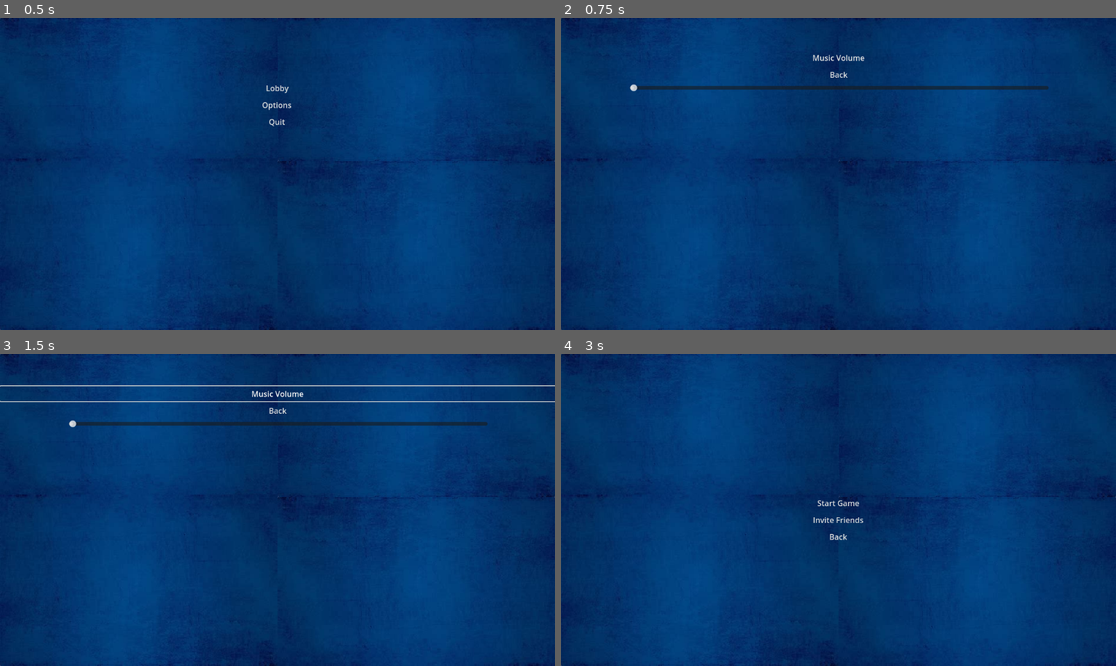
Above: before the commit, frames 1-4 (two rows, left to right).
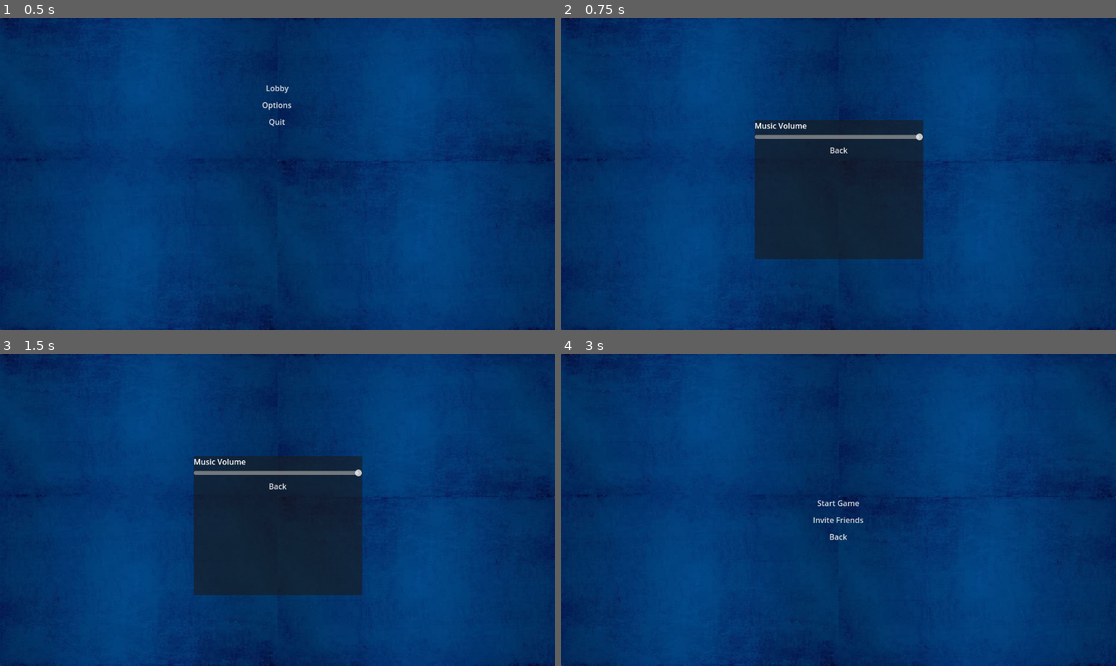
Above: after the commit, the same moments.

Repository: Zblaz/Rounds2
Game: Godot game, scene res://Scenes/main_menu.tscn
The game is run twice, just before and just after one commit, with the same random seed, the same clock (stepped at 60 frames per second) and the same inputs.
Inputs (mouse positions are in pixels of both pictures, inside the frame that each line leads up to):
- Up to frame 1 (0.5 s): no input
- Up to frame 2 (0.75 s): click "Options" at 0.5 s
- Up to frame 3 (1.5 s): click (277, 394) at 1.25 s, where only the run before the commit has a clickable "Music Volume"
- Up to frame 4 (3 s): click "Back" at 2 s; click "Lobby" at 2.75 s

Frame 1 is identical in both runs. In frame 2, 15% of the frame differs, in the area x 12-88%, y 11-78%; in frame 3, 15%, in the area x 0-100%, y 10-78%; in frame 4, nothing differs.

Commit message:
Attempted Changes to Music
This is broken Assist

Diff:
--- a/Scenes/menu_music.tscn
+++ b/Scenes/menu_music.tscn
@@ -6,4 +6,5 @@
 [node name="Menu_Music" type="AudioStreamPlayer"]
 stream = ExtResource("1_4csqj")
 autoplay = true
+bus = &"Music"
 script = ExtResource("1_b5w6p")
--- /dev/null
+++ b/Scenes/music_slider.tscn
@@ -0,0 +1,12 @@
+[gd_scene load_steps=2 format=3 uid="uid://cu1eftukie723"]
+
+[ext_resource type="Script" path="res://Scripts/music.gd" id="1_1o1lb"]
+
+[node name="HSlider" type="HSlider"]
+offset_top = 2.0
+offset_right = 67.0
+offset_bottom = 69.0
+max_value = 1.0
+step = 0.001
+script = ExtResource("1_1o1lb")
+bus_name = "music"
--- a/Scenes/options_menu.tscn
+++ b/Scenes/options_menu.tscn
@@ -1,9 +1,10 @@
-[gd_scene load_steps=3 format=3 uid="uid://dbat1ectky8mm"]
+[gd_scene load_steps=4 format=3 uid="uid://dbat1ectky8mm"]
 
 [ext_resource type="Script" path="res://Scripts/options_menu.gd" id="1_u1gic"]
 [ext_resource type="PackedScene" uid="uid://c0mvqe3008l7b" path="res://Scenes/background.tscn" id="2_jwfro"]
+[ext_resource type="PackedScene" uid="uid://cu1eftukie723" path="res://Scenes/music_slider.tscn" id="3_3vwjx"]
 
-[node name="Main_Menu" type="Control"]
+[node name="Main_Menu2" type="Control"]
 layout_mode = 3
 anchors_preset = 15
 anchor_right = 1.0
@@ -12,34 +13,29 @@
 grow_vertical = 2
 script = ExtResource("1_u1gic")
 
-[node name="MarginContainer" type="MarginContainer" parent="."]
-layout_mode = 0
-offset_top = 67.0
-offset_right = 1153.0
-offset_bottom = 580.0
+[node name="Background" parent="." instance=ExtResource("2_jwfro")]
 
-[node name="VBoxContainer" type="VBoxContainer" parent="MarginContainer"]
+[node name="Options" type="PanelContainer" parent="."]
+layout_mode = 2
+offset_left = 402.0
+offset_top = 212.0
+offset_right = 752.0
+offset_bottom = 501.0
+
+[node name="Contents" type="VBoxContainer" parent="Options"]
 layout_mode = 2
 
-[node name="Music Volume" type="Button" parent="MarginContainer/VBoxContainer"]
+[node name="Music_Volume" type="Label" parent="Options/Contents"]
 layout_mode = 2
-tooltip_text = "Set Music Volume"
 text = "Music Volume"
-flat = true
 
-[node name="HSlider" type="HSlider" parent="MarginContainer/VBoxContainer/Music Volume"]
+[node name="HSlider" parent="Options/Contents" instance=ExtResource("3_3vwjx")]
 layout_mode = 2
-offset_left = 143.0
-offset_top = 70.0
-offset_right = 1012.0
-offset_bottom = 86.0
 
-[node name="Back" type="Button" parent="MarginContainer/VBoxContainer"]
+[node name="Back" type="Button" parent="Options/Contents"]
 layout_mode = 2
 tooltip_text = "Return to Main Menu"
 text = "Back"
 flat = true
 
-[node name="Background" parent="." instance=ExtResource("2_jwfro")]
-
-[connection signal="pressed" from="MarginContainer/VBoxContainer/Back" to="." method="_on_back_pressed"]
+[connection signal="pressed" from="Options/Contents/Back" to="." method="_on_back_pressed"]
--- /dev/null
+++ b/Scripts/music.gd
@@ -0,0 +1,20 @@
+extends HSlider    #Dosnt Work Please Fix
+
+@export
+var bus_name : String
+
+var bus_index : int
+
+func _ready() -> void :
+	bus_index = AudioServer.get_bus_index(bus_name)
+	value_changed.connect(_on_value_changed)
+
+	value = db_to_linear(
+		AudioServer.get_bus_volume_db(bus_index)
+	)
+
+func _on_value_changed(value : float) -> void :
+	AudioServer.set_bus_volume_db(
+		bus_index,
+		linear_to_db(value)
+	)
--- /dev/null
+++ b/default_bus_layout.tres
@@ -0,0 +1,9 @@
+[gd_resource type="AudioBusLayout" format=3 uid="uid://dho4ivsl6lxi3"]
+
+[resource]
+bus/1/name = &"Music"
+bus/1/solo = false
+bus/1/mute = false
+bus/1/bypass_fx = false
+bus/1/volume_db = 0.0
+bus/1/send = &"Master"
